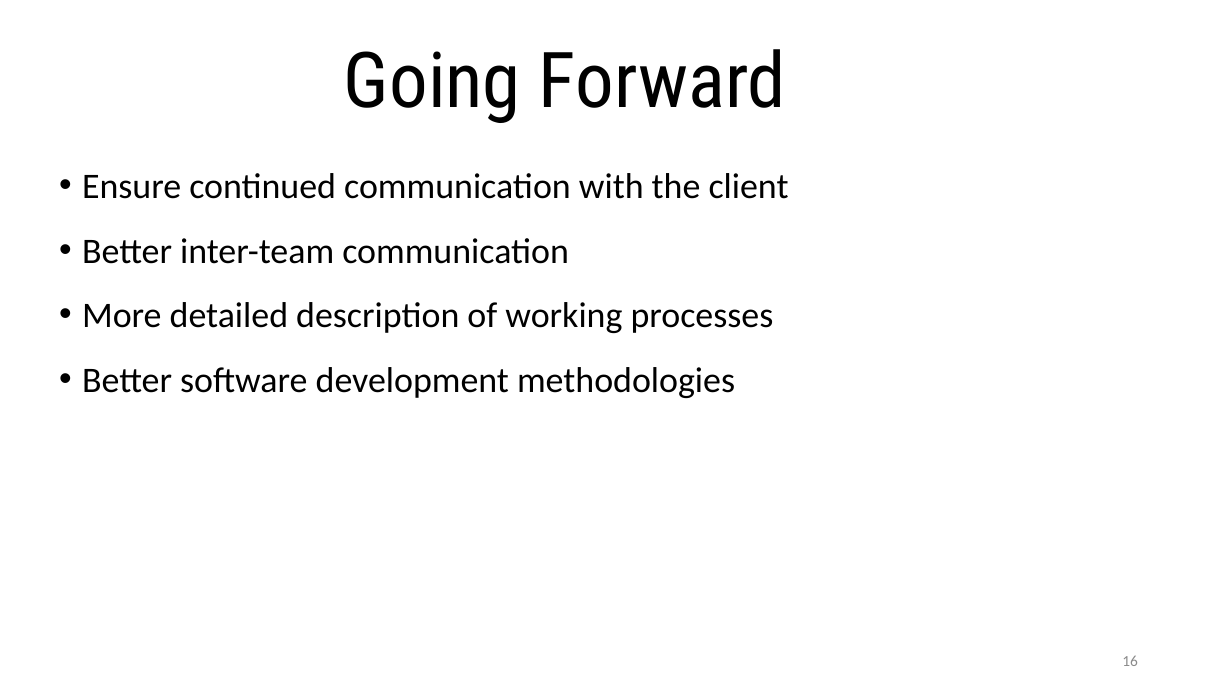
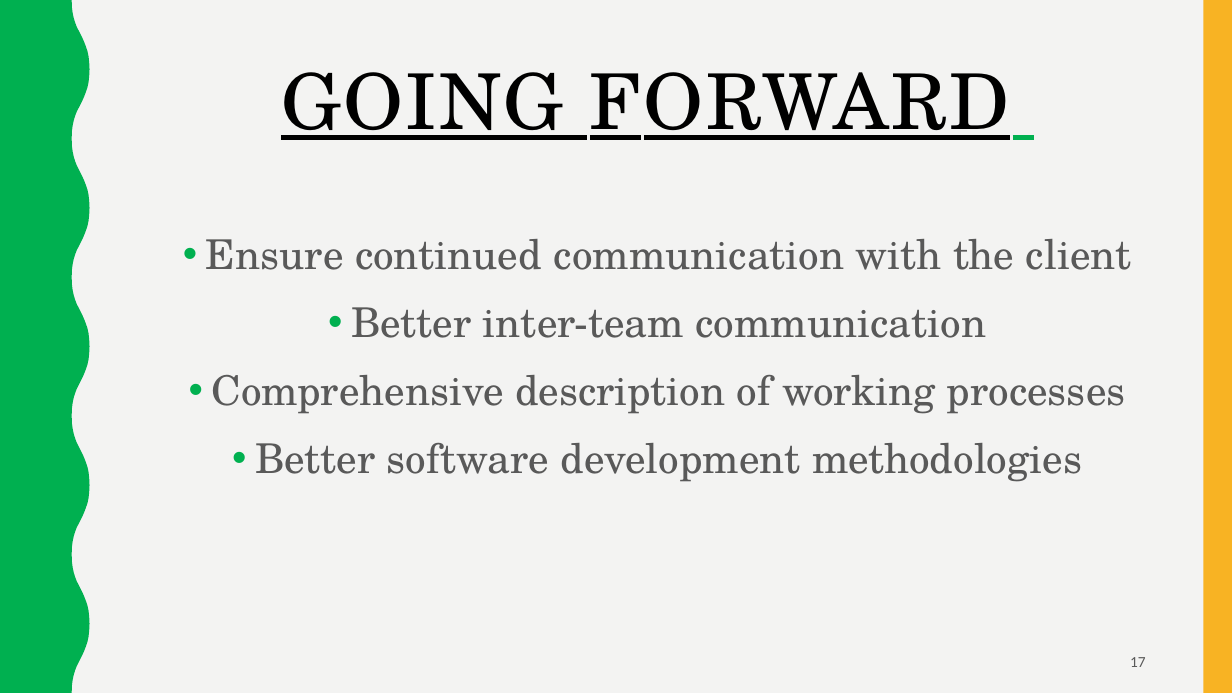
Before and after one commit to scoall/smart-plant, a slide deck: slide 17 of Smart Eco SystemBlankBGEdited.pptx (slide 16 before the commit). Drawn at 1232x693 pixels with LibreOffice and Linux fonts; fonts in the diff are those of the drawing. Boxes give left, top, right and bottom in pixels: in the first picture for what was removed or moved away, otherwise in the second. Text is boxed around its words. In the diff, an @@ line names an element or a change of style, - is before the commit and + after.

```diff
--- a/Smart Eco SystemBlankBGEdited.pptx
+++ b/Smart Eco SystemBlankBGEdited.pptx
@@ background #FFFFFF to #F3F3F2 @@
@@ freeform shape added at (0, 0, 90, 693), fill #00B050 @@
@@ rectangle added at (1203, 0, 1232, 693), fill #F8B323 @@
@@ title "GOING FORWARD" at (281, 72, 1010, 140): vertical alignment middle to top @@
@@ title at (281, 72, 1010, 140): text changed; font Roboto Condensed to TeX Gyre Schola @@
-Going Forward
+GOING FORWARD
@@ text "Ensure continued communication with the ...": place and size @@
-text "Ensure continued communication with the ..." at (82, 173, 789, 398)
+text "Ensure continued communication with the ..." at (206, 239, 1132, 482)
@@ text at (206, 239, 1132, 482): size 28 to 32 pt, font Calibri to TeX Gyre Schola, text colour #000000 to #595959 in "Ensure continued communication with the client", "Better inter-team communication", "Better software development methodologies"; alignment justified to centre; less space between paragraphs @@
@@ text at (212, 375, 1126, 414): text changed; size 28 to 32 pt; font Calibri to TeX Gyre Schola; text colour #000000 to #595959 @@
-• More detailed description of working processes
+• Comprehensive description of working processes
@@ page number at (1130, 657, 1146, 667): text changed; text colour #8C8C8C to #595959 @@
-16
+17
```
Also in this commit, not shown: 16 other slides changed, 1 slide added.
